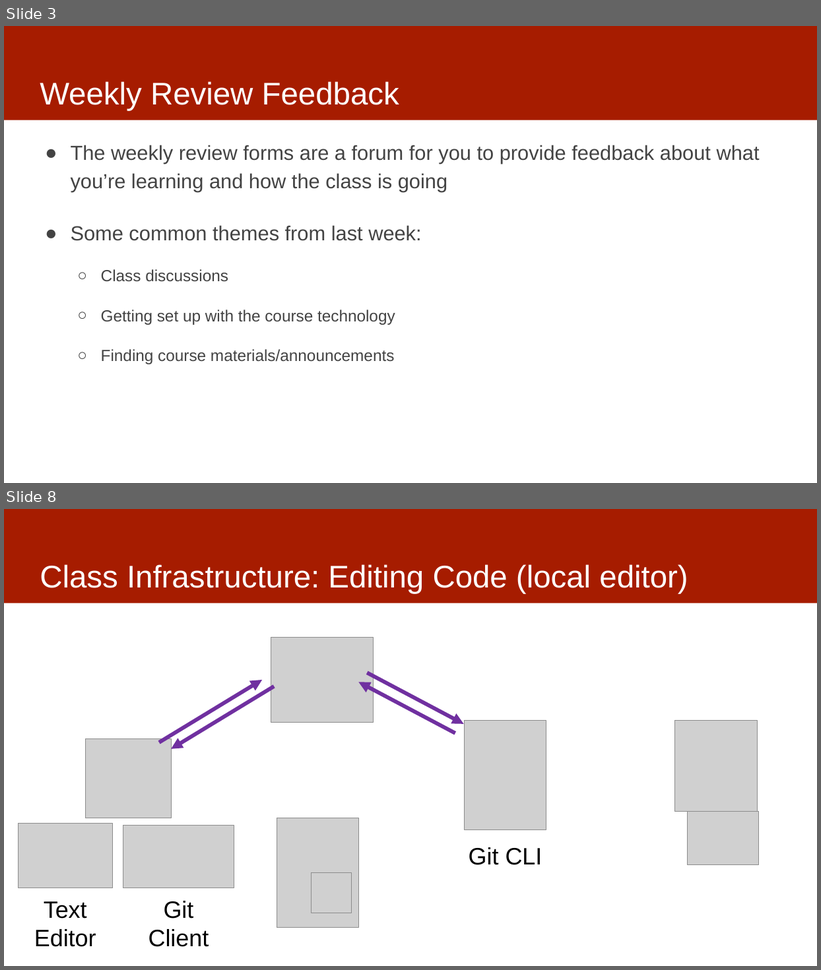
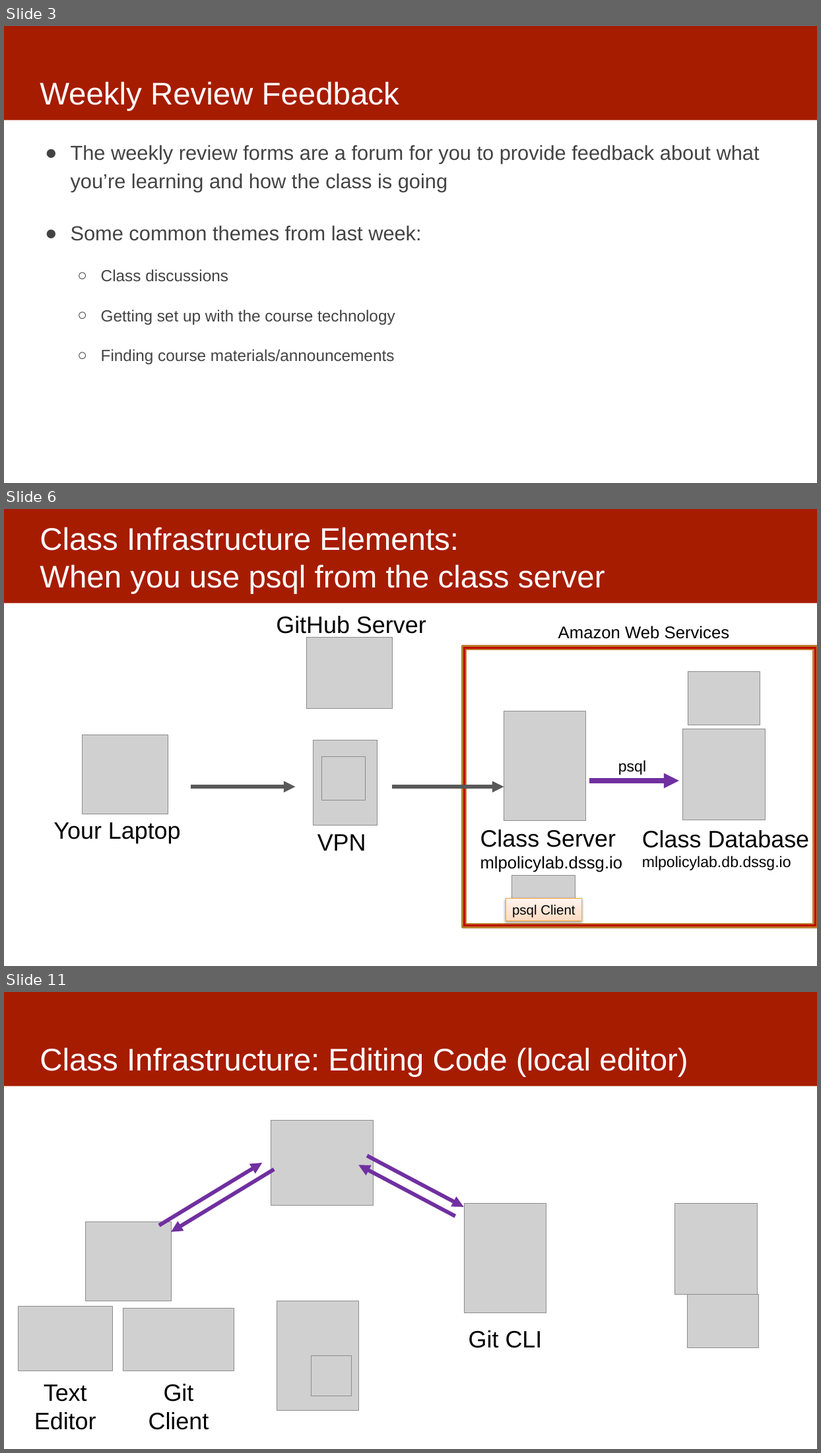
Before and after one commit to dssg/mlforpublicpolicylab, a slide deck: 02 - Case Studies and Acquiring Data/data -- discussion.pptx. Shown one above the other, each under a label of ours: slides 3 and 8 before the commit, slides 3, 6 and 11 after it; the slides between them are not shown. The pictures are 821x970 and 821x1453 pixels, drawn with LibreOffice and Linux fonts; fonts in the diff are those of the drawing; grey boxes stand for pictures. Boxes give left, top, right and bottom in pixels: in the first picture for what was removed or moved away, otherwise in the second. Text is boxed around its words. In the diff, an @@ line names an element or a change of style, - is before the commit and + after.

```diff
--- a/02 - Case Studies and Acquiring Data/data -- discussion.pptx
+++ b/02 - Case Studies and Acquiring Data/data -- discussion.pptx
@@ slide 6 added at (4, 509, 817, 966), background #FFFFFF; not listed: 1 template element that a slide beside it also shows @@
@@ title added at (40, 527, 605, 594), 37 pt, text #FFFFFF @@
+Class Infrastructure Elements:
+When you use psql from the class server
@@ text added at (276, 616, 426, 638), 28 pt, text #000000 @@
+GitHub Server
@@ text added at (558, 626, 729, 639), 20 pt, text #000000 @@
+Amazon Web Services
@@ picture added at (306, 637, 393, 708) @@
@@ frame added at (463, 646, 817, 928), fill #C00000, outline #BD7F2F 2 pt @@
@@ picture added at (688, 671, 760, 725) @@
@@ picture added at (504, 712, 586, 821) @@
@@ picture added at (82, 735, 168, 814) @@
@@ picture added at (314, 741, 377, 826) @@
@@ picture added at (683, 729, 765, 820) @@
@@ picture added at (322, 757, 366, 801) @@
@@ text added at (618, 760, 646, 775), 18 pt, text #000000 @@
+psql
@@ arrow added from (589, 781) to (679, 781), #7030A0 6 pt @@
@@ arrow added from (191, 787) to (296, 787), #595959 4.5 pt @@
@@ arrow added from (392, 787) to (504, 787), #595959 4.5 pt @@
@@ text added at (54, 823, 181, 844), 28 pt, text #000000 @@
+Your Laptop
@@ text added at (318, 834, 366, 851), 28 pt, text #000000 @@
+VPN
@@ text added at (481, 830, 623, 873), 20 pt, text #000000 @@
+Class Server
+mlpolicylab.dssg.io
@@ text added at (642, 830, 810, 871), 18 pt, text #000000 @@
+Class Database
+mlpolicylab.db.dssg.io
@@ picture added at (512, 875, 576, 921) @@
@@ rectangle added at (506, 899, 582, 921), fill gradient #FFDAC0 to #FFE5D3 to #FFF5EE, outline #FEA83A 0.75 pt, 16 pt, text #000000 @@
+psql Client
@@ what was slide 8 is now slide 11 @@
```
Also in this commit, not shown: 5 slides changed, 4 other slides added, 1 slide removed.
